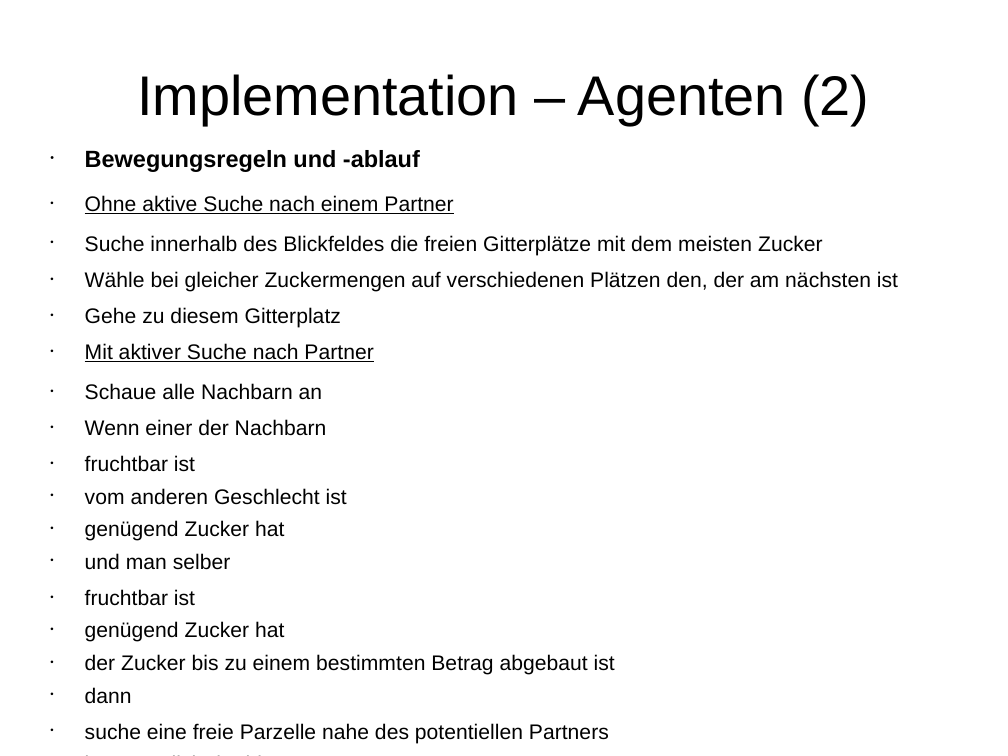
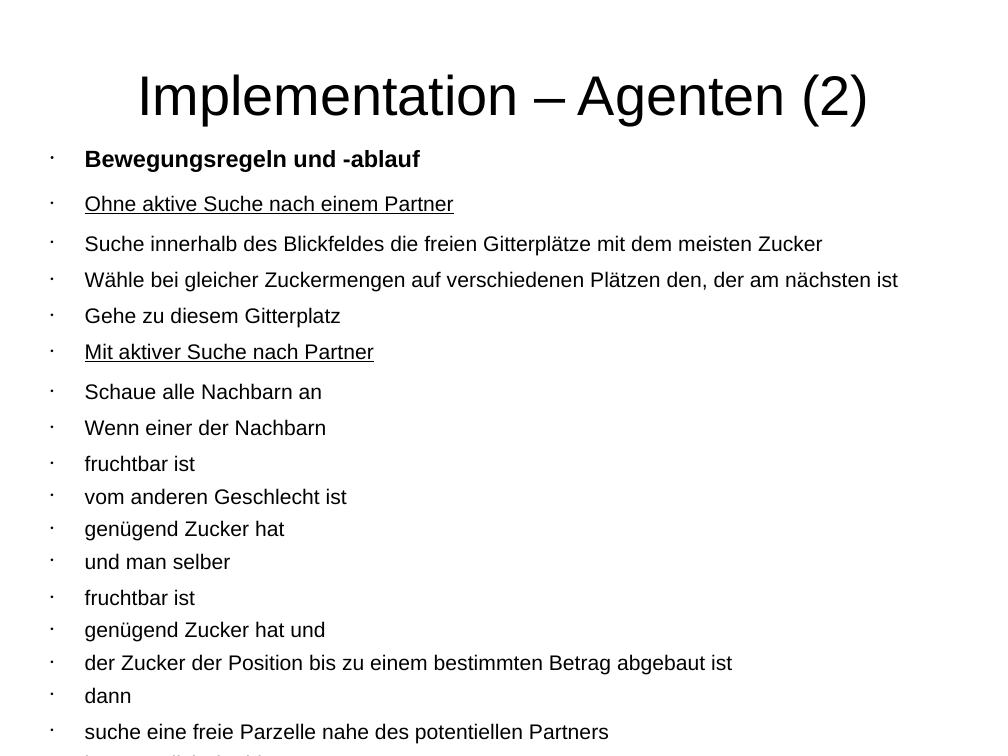
Before and after one commit to wsmirnow/Sugarscape, a slide deck: slide 7 of Presentation/Presentation.odp. Drawn at 1008x756 pixels with LibreOffice and Linux fonts; fonts in the diff are those of the drawing. Boxes give left, top, right and bottom in pixels: in the first picture for what was removed or moved away, otherwise in the second. Text is boxed around its words. In the diff, an @@ line names an element or a change of style, - is before the commit and + after.

```diff
--- a/Presentation/Presentation.odp
+++ b/Presentation/Presentation.odp
@@ text at (85, 621, 732, 675): text changed @@
-      • genügend Zucker hat
-      • der Zucker bis zu einem bestimmten Betrag abgebaut ist
+      • genügend Zucker hat und
+      • der Zucker der Position bis zu einem bestimmten Betrag abgebaut ist
```
Also in this commit, not shown: 7 other slides changed, 1 slide added, 1 slide removed, 7 other files.
